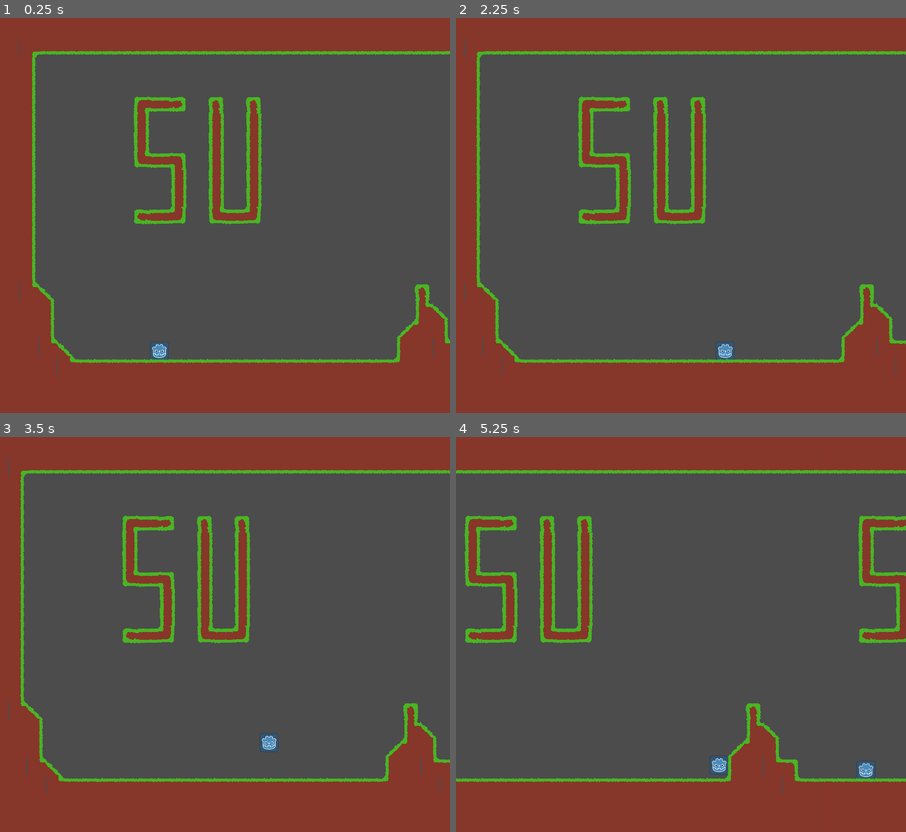
Above: before the commit, frames 1-4 (two rows, left to right).
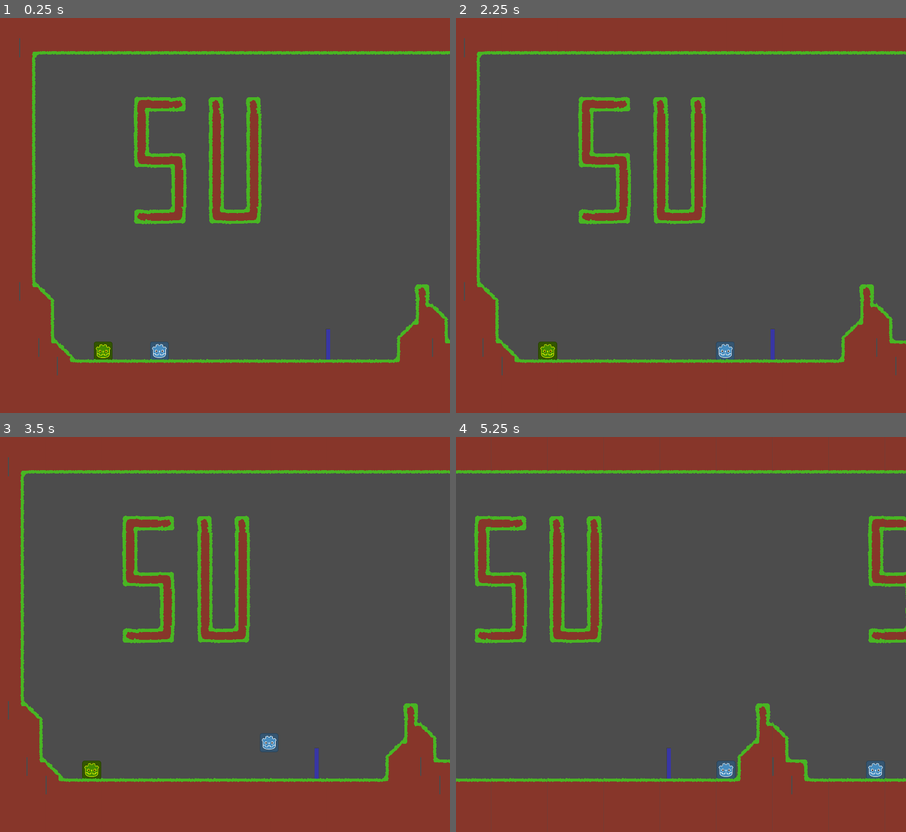
Above: after the commit, the same moments.

Repository: digitalphoton/gamejam_2020.11
Game: Godot game, scene res://Main.tscn
Same seed, same stepped clock (60 frames per second), same inputs: the game is played once before the commit and once after it. The engine's default icon, where the game draws it, is replaced by a stand-in: a white triangle on a blue panel in a dark square.
Inputs:
- Up to frame 1 (0.25 s): no input
- Up to frame 2 (2.25 s): tap Enter at 0.5 s; hold E (Pickup, bound only after the commit) 0.53-1.28 s; hold Right (Right) 0.53-2.03 s; tap Space (Jump) at 0.77, 1.52 s; tap 1 (Select Player 1) at 1.35 s; tap E (Pickup, bound only after the commit) at 1.55 s; hold Left (Left) from 2.03 s (still down); hold E (Pickup, bound only after the commit) from 2.03 s (still down); tap 2 (Select Player 2) at 2.1 s
- Up to frame 3 (3.5 s): release Left (Left) at 2.78 s; release E (Pickup, bound only after the commit) at 2.78 s; hold Right (Right) from 2.78 s (still down); tap E (Pickup, bound only after the commit) at 2.85 s; tap Space (Jump) at 3.02 s
- Up to frame 4 (5.25 s): hold E (Pickup, bound only after the commit) 3.53-4.28 s; tap Space (Jump) at 3.77, 4.52 s; release Right (Right) at 4.28 s; hold Left (Left) 4.28-5.03 s; tap 1 (Select Player 1) at 4.35 s; tap E (Pickup, bound only after the commit) at 4.55 s; hold Right (Right) from 5.03 s (still down); hold E (Pickup, bound only after the commit) from 5.03 s (still down); tap 2 (Select Player 2) at 5.1 s

The runs differ from the first frame. In frame 1, 0.3% of the frame differs, in the area x 20-74%, y 78-87%; in frame 2, 0.3%; in frame 3, 0.3%; in frame 4, 8.0%, in the area x 0-100%, y 8-91%.

Commit message:
Fiz uma chave rigid body que abre uma porta específica quando encosta nela
Adicionei uma chave rigid body que segue o player quando ele segura o pickup button (E), o node tem um parâmetro pra escolher o alvo que vai ser desbloqueado e tbm tem uma sinal unlock que é emitido pro alvo quando a chave colide com o alvo.
Also coloquei os nodes em camadas diferentes de colisão, que estão separadas em Player, StaticObjects, MovableObjects e Items. Se alguém perder a cabeça por causa disso, my bad.

Diff:
--- a/Characters/Player.gd
+++ b/Characters/Player.gd
@@ -15,10 +15,12 @@
 
 #Variáveis
 var player_input = {}
+var bodies
 
 #Nodes
 onready var controller 	= get_node("Controller")
 onready var camera 		= get_node("Camera2D")
+onready var area		= get_node("Area2D")
 
 func _ready():
 	pass
@@ -36,6 +38,8 @@
 	player_input.left = Input.is_action_pressed("Left")
 	player_input.jump = Input.is_action_pressed("Jump")
 
+	player_input.pickup = Input.is_action_pressed("Pickup")
+
 	#Look at deez moves moving
 	controller.move(player_input.right,player_input.left,player_input.jump)
 
@@ -51,6 +55,15 @@
 			var force_dir = Vector2(body.global_position - self.global_position).normalized()
 			body.apply_impulse(Vector2(0,128),force_dir * strength)
 
+	bodies = area.get_overlapping_bodies()
+
+	if bodies != null:
+		for i in bodies:
+			if i.is_in_group("Items"):
+				if player_input.pickup:
+					var force_dir = (self.get_global_position() - i.get_global_position()).normalized()
+					i.apply_central_impulse(force_dir * strength)
+
 func set_camlimits(left = -10000000,top = -10000000,right = 10000000,bottom = 10000000):
 	camera.limit_left 	= left
 	camera.limit_top 	= top
--- a/Characters/Player.tscn
+++ b/Characters/Player.tscn
@@ -8,9 +8,13 @@
 radius = 128.0
 height = 0.0
 
+[sub_resource type="CircleShape2D" id=2]
+radius = 512.0
+
 [node name="Player" type="KinematicBody2D" groups=[
 "ButtonTriggers",
 ]]
+collision_mask = 2
 script = ExtResource( 3 )
 __meta__ = {
 "_edit_horizontal_guides_": [  ]
@@ -27,3 +31,9 @@
 
 [node name="Camera2D" type="Camera2D" parent="."]
 drag_margin_h_enabled = true
+
+[node name="Area2D" type="Area2D" parent="."]
+collision_mask = 8
+
+[node name="CollisionShape2D" type="CollisionShape2D" parent="Area2D"]
+shape = SubResource( 2 )
--- a/Map Components/Box.tscn
+++ b/Map Components/Box.tscn
@@ -11,6 +11,8 @@
 "MovableObjects",
 ]]
 input_pickable = true
+collision_layer = 4
+collision_mask = 7
 script = ExtResource( 2 )
 
 [node name="Sprite" type="Sprite" parent="."]
--- a/Map Components/Button/Button.tscn
+++ b/Map Components/Button/Button.tscn
@@ -8,6 +8,8 @@
 script = ExtResource( 4 )
 
 [node name="Rampa" type="StaticBody2D" parent="."]
+collision_layer = 2
+collision_mask = 5
 
 [node name="Esquerda" type="Sprite" parent="Rampa"]
 position = Vector2( -208.5, 0 )
@@ -27,6 +29,8 @@
 polygon = PoolVector2Array( 161, -27, 256, 32, 161, 32 )
 
 [node name="Middle" type="RigidBody2D" parent="."]
+collision_layer = 2
+collision_mask = 5
 mode = 1
 
 [node name="Meio" type="Sprite" parent="Middle"]
@@ -39,6 +43,8 @@
 
 [node name="Area2D" type="Area2D" parent="Middle"]
 visible = false
+collision_layer = 2
+collision_mask = 5
 
 [node name="CollisionPolygon2D" type="CollisionPolygon2D" parent="Middle/Area2D"]
 visible = false
--- a/Map Components/Button/Porta.tscn
+++ b/Map Components/Button/Porta.tscn
@@ -7,6 +7,8 @@
 extents = Vector2( 32, 256 )
 
 [node name="Door" type="RigidBody2D"]
+collision_layer = 2
+collision_mask = 15
 mode = 1
 can_sleep = false
 script = ExtResource( 2 )
--- /dev/null
+++ b/Map Components/Key.gd
@@ -0,0 +1,24 @@
+#Key.gd
+extends RigidBody2D
+
+#Variáveis exportadas
+export(NodePath) var target
+
+#Variáveis
+var bodies
+var target_id
+
+#Sinais
+signal unlock
+
+func _ready():
+	target_id = target.get_object_id()
+
+func _process(delta):
+	bodies = get_colliding_bodies()
+
+	if bodies != null:
+		for i in bodies:
+			if i.get_object_id() == target_id:
+				emit_signal("unlock")
+				self.queue_free()
--- /dev/null
+++ b/Map Components/Key.tscn
@@ -0,0 +1,31 @@
+[gd_scene load_steps=5 format=2]
+
+[ext_resource path="res://Characters/PlaceholerPlayer.png" type="Texture" id=1]
+[ext_resource path="res://Map Components/Key.gd" type="Script" id=2]
+
+[sub_resource type="RectangleShape2D" id=1]
+extents = Vector2( 128, 128 )
+
+[sub_resource type="RectangleShape2D" id=2]
+extents = Vector2( 128, 128 )
+
+[node name="Key" type="RigidBody2D" groups=[
+"Items",
+]]
+collision_layer = 8
+collision_mask = 14
+contacts_reported = 10
+contact_monitor = true
+script = ExtResource( 2 )
+
+[node name="CollisionShape2D" type="CollisionShape2D" parent="."]
+shape = SubResource( 1 )
+
+[node name="Sprite" type="Sprite" parent="."]
+modulate = Color( 0.968627, 1, 0, 1 )
+texture = ExtResource( 1 )
+
+[node name="Area2D" type="Area2D" parent="."]
+
+[node name="CollisionShape2D" type="CollisionShape2D" parent="Area2D"]
+shape = SubResource( 2 )
--- a/Map Components/TileMap.tscn
+++ b/Map Components/TileMap.tscn
@@ -1,4 +1,6 @@
 [gd_scene format=2]
 
 [node name="TileMap" type="TileMap"]
+collision_layer = 2
+collision_mask = 13
 format = 1
--- a/Maps/DebugMap.tscn
+++ b/Maps/DebugMap.tscn
@@ -9,6 +9,7 @@
 [ext_resource path="res://Map Components/Pulley/Pulley.gd" type="Script" id=7]
 [ext_resource path="res://icon.png" type="Texture" id=8]
 [ext_resource path="res://Map Components/Button/Button.tscn" type="PackedScene" id=9]
+[ext_resource path="res://Map Components/Key.tscn" type="PackedScene" id=10]
 
 [sub_resource type="ConvexPolygonShape2D" id=1]
 points = PoolVector2Array( 64, 64, 64, 64, 256, 64, 256, 192, 192, 192, 192, 256, 64, 256, 64, 64, 64, 64 )
@@ -585,6 +586,65 @@
 
 "
 
+[sub_resource type="GDScript" id=59]
+script/source = "#Key.gd
+extends RigidBody2D
+
+#Variáveis exportadas
+export(NodePath) var target_path
+
+#Variáveis
+var bodies
+var target
+
+#Sinais
+signal unlock
+
+func _ready():
+	#Pega o node que vai ser desbloqueado com a chave
+	target = get_node(target_path)
+
+func _process(delta):
+	#Detecta colisões
+	bodies = get_colliding_bodies()
+
+	if bodies != null:
+		for i in bodies:
+
+			#Verifica se o node que foi colidido é o alvo a ser desbloqueado
+			if i == target:
+
+				#Usa a chave
+				emit_signal(\"unlock\")
+				self.queue_free()
+"
+
+[sub_resource type="GDScript" id=58]
+script/source = "extends RigidBody2D
+
+#Variáveis exportadas
+export var y_dif = 512
+export var vel = 4
+
+#Variáveis
+var y = 0
+var doorOn = false
+
+func _ready():
+	pass
+
+func _physics_process(_delta):
+	if doorOn and y < y_dif:
+		self.position += Vector2(0, -vel)
+		y += vel
+	if not doorOn and y > 0:
+		self.position += Vector2(0, vel)
+		y += -vel
+
+func _on_Key_unlock():
+	doorOn = true
+"
+
 [node name="DebugMap" type="Node2D"]
 script = ExtResource( 4 )
 map_size = Vector2( 51, 18 )
@@ -668,6 +728,15 @@
 [node name="Button" parent="." instance=ExtResource( 9 )]
 position = Vector2( 10368, 9216 )
 script = SubResource( 57 )
+
+[node name="Key" parent="." instance=ExtResource( 10 )]
+position = Vector2( 1408, 9344 )
+script = SubResource( 59 )
+target_path = NodePath("../Door2")
+
+[node name="Door2" parent="." instance=ExtResource( 6 )]
+position = Vector2( 4480, 9344 )
+script = SubResource( 58 )
 [connection signal="body_entered" from="Pulley/platform1/Area2Dplat1" to="Pulley" method="_on_Area2Dplat1_body_entered"]
 [connection signal="body_exited" from="Pulley/platform1/Area2Dplat1" to="Pulley" method="_on_Area2Dplat1_body_exited"]
 [connection signal="body_entered" from="Pulley/platform2/Area2Dplat2" to="Pulley" method="_on_Area2Dplat2_body_entered"]
@@ -675,3 +744,4 @@
 [connection signal="body_entered" from="Pulley/Limiter" to="Pulley" method="_on_Limiter_body_entered"]
 [connection signal="body_exited" from="Pulley/Limiter" to="Pulley" method="_on_Limiter_body_exited"]
 [connection signal="button_Trigger" from="Button" to="Door" method="_on_Button_button_Trigger"]
+[connection signal="unlock" from="Key" to="Door2" method="_on_Key_unlock"]
--- a/project.godot
+++ b/project.godot
@@ -46,6 +46,11 @@
 "events": [ Object(InputEventKey,"resource_local_to_scene":false,"resource_name":"","device":0,"alt":false,"shift":false,"control":false,"meta":false,"command":false,"pressed":false,"scancode":32,"unicode":0,"echo":false,"script":null)
  ]
 }
+Pickup={
+"deadzone": 0.5,
+"events": [ Object(InputEventKey,"resource_local_to_scene":false,"resource_name":"","device":0,"alt":false,"shift":false,"control":false,"meta":false,"command":false,"pressed":false,"scancode":69,"unicode":0,"echo":false,"script":null)
+ ]
+}
 "Select Player 1"={
 "deadzone": 0.5,
 "events": [ Object(InputEventKey,"resource_local_to_scene":false,"resource_name":"","device":0,"alt":false,"shift":false,"control":false,"meta":false,"command":false,"pressed":false,"scancode":49,"unicode":0,"echo":false,"script":null)
@@ -57,6 +62,13 @@
  ]
 }
 
+[layer_names]
+
+2d_physics/layer_1="Player"
+2d_physics/layer_2="StaticObjects"
+2d_physics/layer_3="MovableObjects"
+2d_physics/layer_4="Items"
+
 [physics]
 
 2d/default_gravity=3560
Not shown: 1 places in Characters/Player.tscn that only renumber resources
Not shown: 1 places in Maps/DebugMap.tscn that only renumber resources
